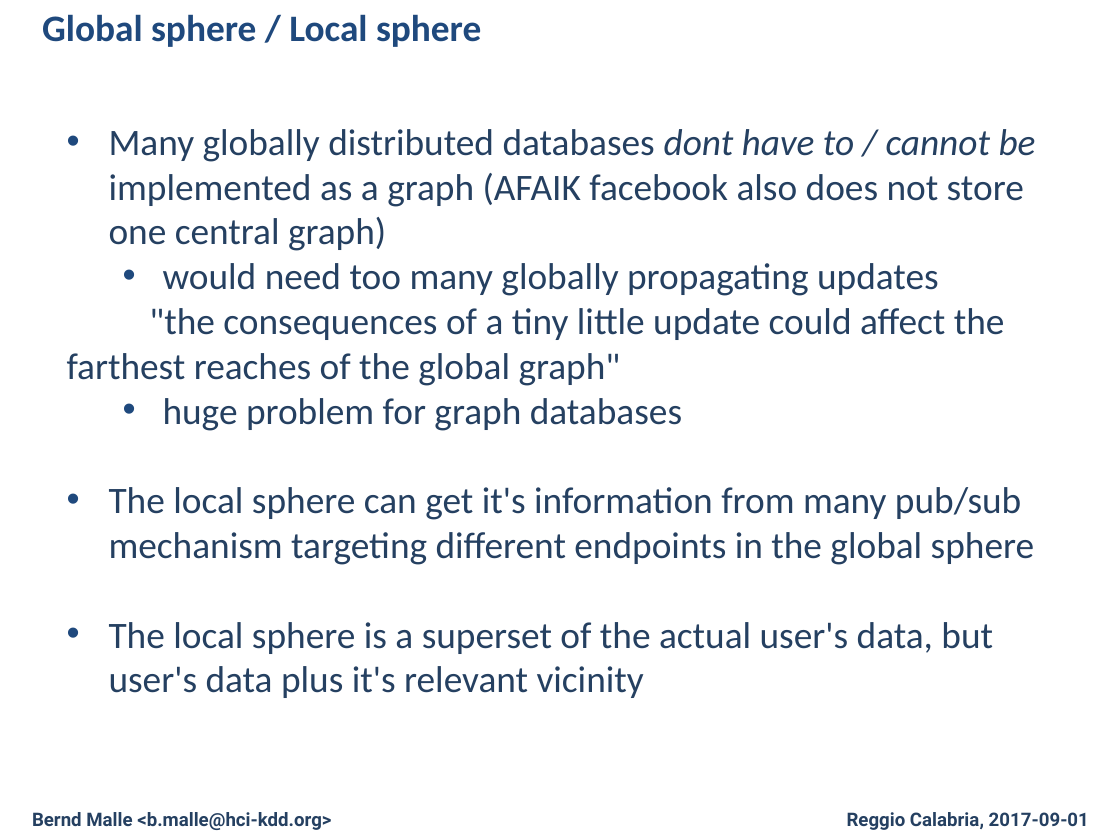
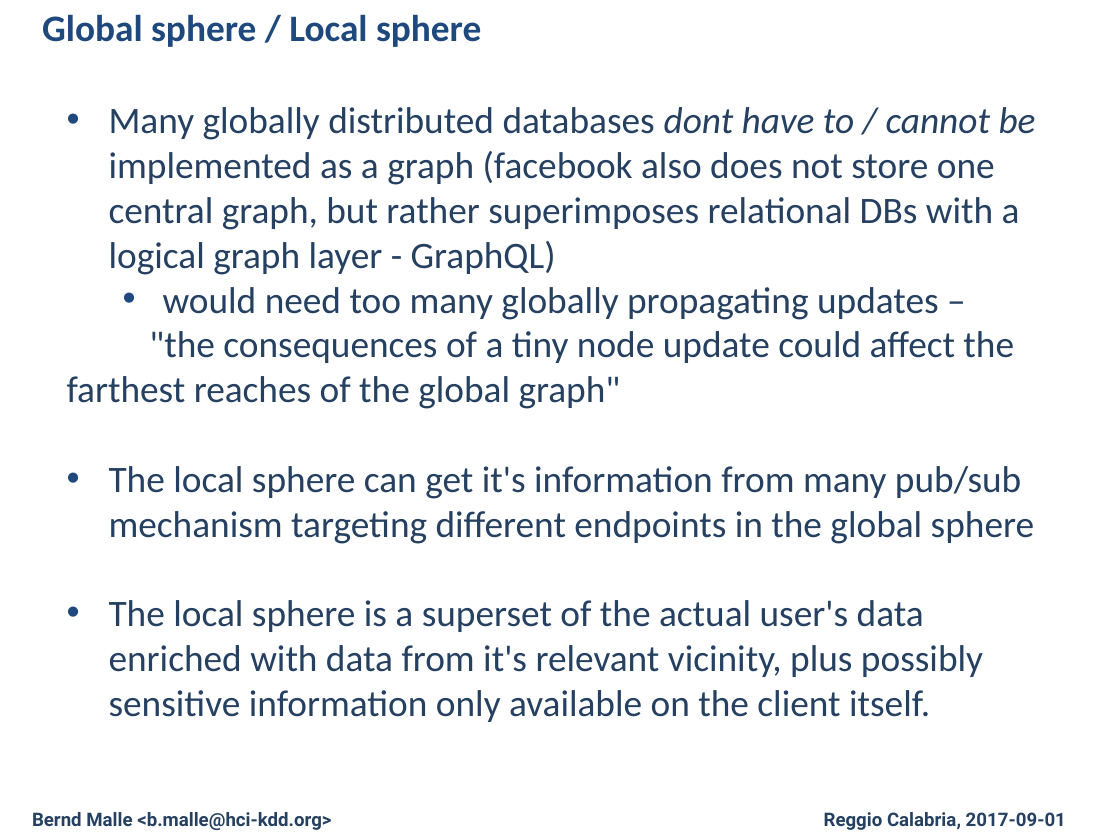
Before and after one commit to cassinius/phd-presentations, a slide deck: slide 10 of 2017/CD-MAKE_2017/Fed/Federated_Learning_Local_Sphere.pptx. Drawn at 1120x840 pixels with LibreOffice and Linux fonts; fonts in the diff are those of the drawing; background and template pictures are left out. Boxes give left, top, right and bottom in pixels: in the first picture for what was removed or moved away, otherwise in the second. Text is boxed around its words. In the diff, an @@ line names an element or a change of style, - is before the commit and + after.

```diff
--- a/2017/CD-MAKE_2017/Fed/Federated_Learning_Local_Sphere.pptx
+++ b/2017/CD-MAKE_2017/Fed/Federated_Learning_Local_Sphere.pptx
@@ text "Many globally distributed databases dont ...": place and size @@
-text "Many globally distributed databases dont ..." at box(67, 129, 1036, 698)
+text "Many globally distributed databases dont ..." at box(67, 107, 1036, 722)
@@ text at box(67, 107, 1036, 409): text changed @@
-• Many globally distributed databases dont have to / cannot be implemented as a graph (AFAIK facebook also does not store one central graph)
-  • would need too many globally propagating updates
-"the consequences of a tiny little update could affect the farthest reaches of the global graph"
-  • huge problem for graph databases
+• Many globally distributed databases dont have to / cannot be implemented as a graph (facebook also does not store one central graph, but rather superimposes relational DBs with a logical graph layer - GraphQL)
+  • would need too many globally propagating updates –
+"the consequences of a tiny node update could affect the farthest reaches of the global graph"
@@ text at box(109, 600, 983, 722): text changed @@
-• The local sphere is a superset of the actual user's data, but user's data plus it's relevant vicinity
+• The local sphere is a superset of the actual user's data enriched with data from it's relevant vicinity, plus possibly sensitive information only available on the client itself.
@@ text "Reggio Calabria, 2017-09-01": place and size @@
-text "Reggio Calabria, 2017-09-01" at box(847, 812, 1089, 830)
+text "Reggio Calabria, 2017-09-01" at box(824, 812, 1066, 830)
```
Also in this commit, not shown: 15 other slides changed, 1 other file.
